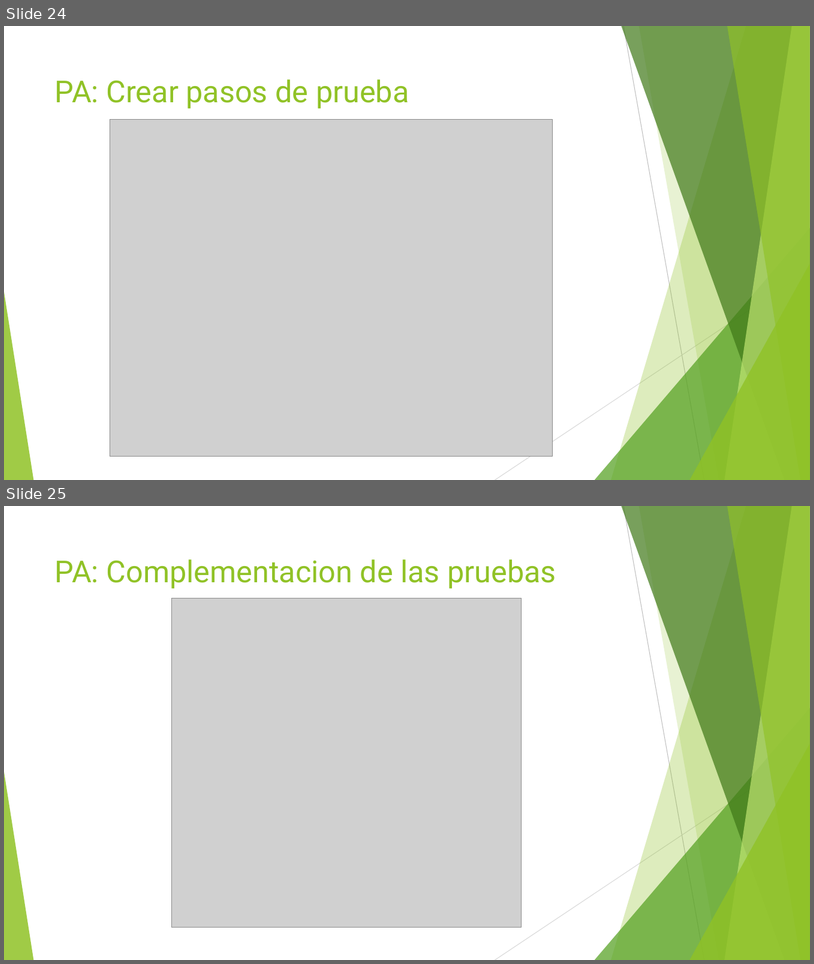
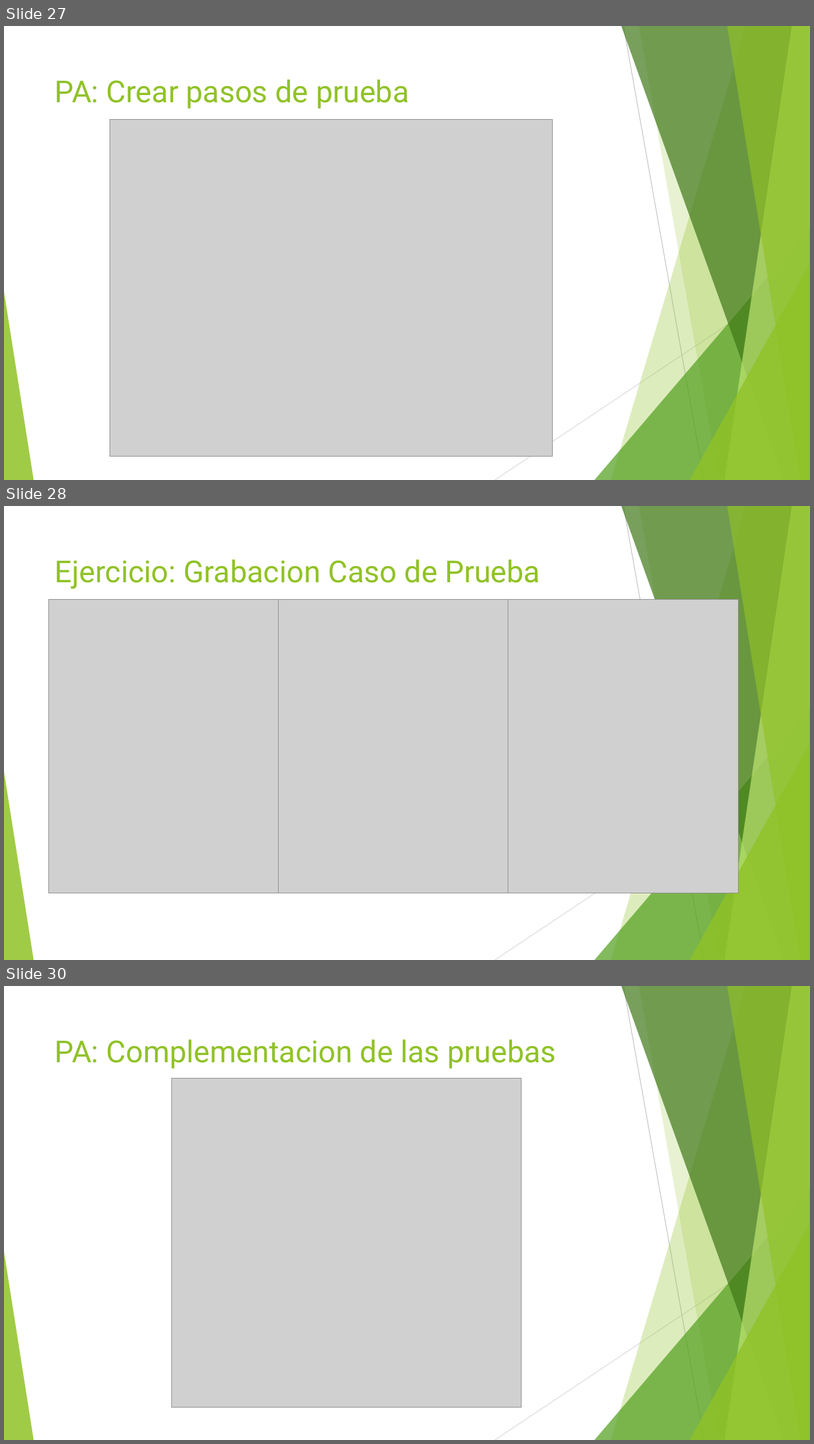
Before and after one commit to jomarnavarro/intro_automation, a slide deck: presentaciones/Selenium, session 1.pptx. Shown one above the other, each under a label of ours: slides 24 and 25 before the commit, slides 27, 28 and 30 after it; the slides between them are not shown. The pictures are 814x964 and 814x1444 pixels, drawn with LibreOffice and Linux fonts; fonts in the diff are those of the drawing; grey boxes stand for pictures. Boxes give left, top, right and bottom in pixels: in the first picture for what was removed or moved away, otherwise in the second. Text is boxed around its words. In the diff, an @@ line names an element or a change of style, - is before the commit and + after.

```diff
--- a/presentaciones/Selenium, session 1.pptx
+++ b/presentaciones/Selenium, session 1.pptx
@@ slide 28 added at (4, 506, 810, 960), background #FFFFFF; not listed: 10 template elements that a slide beside it also shows @@
@@ title added at (55, 559, 540, 589), 36 pt, text #90C226 @@
+Ejercicio: Grabacion Caso de Prueba
@@ picture added at (49, 599, 279, 892) @@
@@ picture added at (279, 599, 509, 892) @@
@@ picture added at (509, 599, 738, 892) @@
@@ what was slide 24 is now slide 27 @@
@@ what was slide 25 is now slide 30 @@
```
Also in this commit, not shown: 3 slides changed, 5 other slides added.
